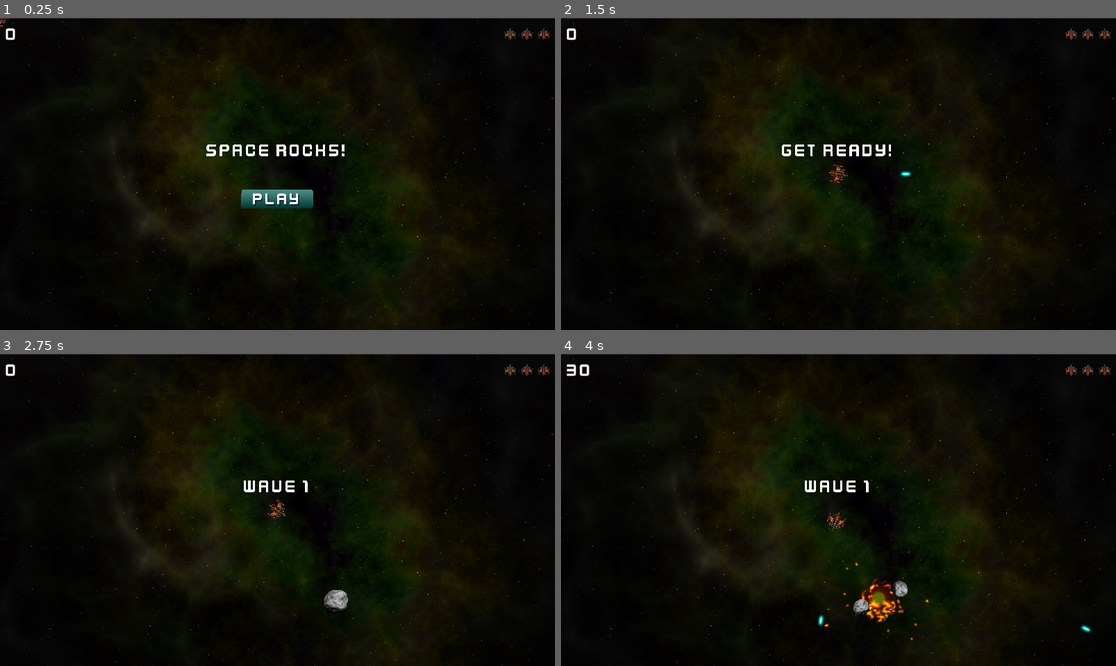
Above: before the commit, frames 1-4 (two rows, left to right).
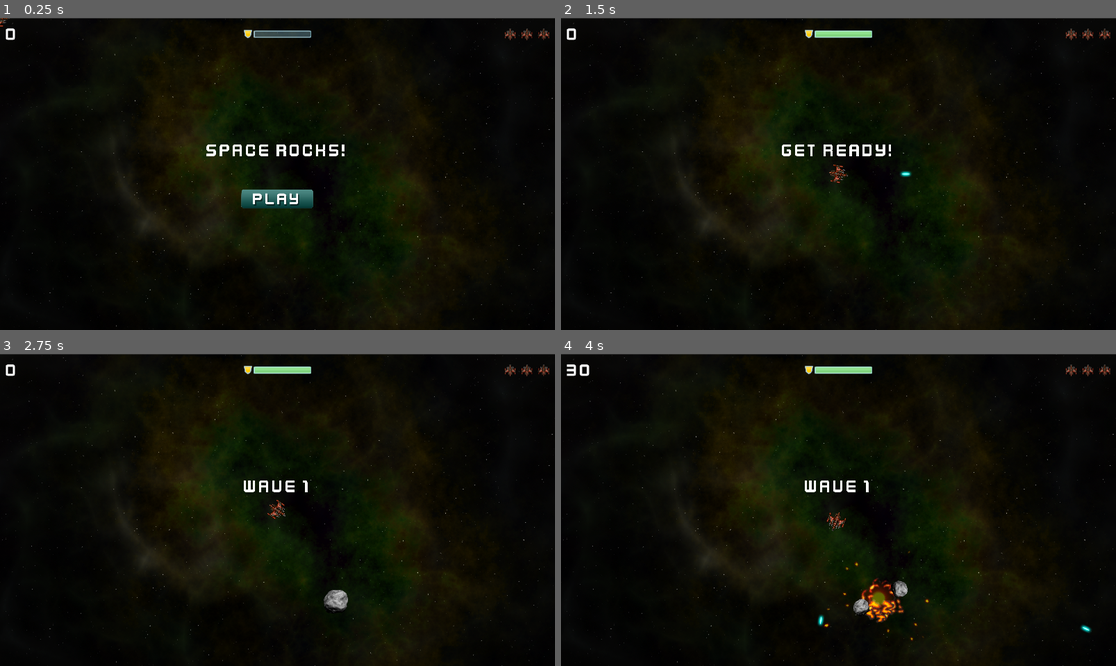
Above: after the commit, the same moments.

Repository: yellyB/space-rock
Game: Godot game, scene res://main.tscn
Two runs of this game, one before a commit and one after it. Both use one fixed random seed, a clock stepped at 60 frames per second and the inputs below.
Inputs (mouse positions are in pixels of both pictures, inside the frame that each line leads up to):
- Up to frame 1 (0.25 s): no input
- Up to frame 2 (1.5 s): click (838, 198) at 0.5 s; tap Enter at 1.25 s; hold D (rotate_right) from 1.28 s (still down); hold Space (shoot) from 1.28 s (still down)
- Up to frame 3 (2.75 s): release D (rotate_right) at 2.03 s; release Space (shoot) at 2.03 s; hold A (rotate_left) from 2.03 s (still down); tap Space (shoot) at 2.1 s
- Up to frame 4 (4 s): release A (rotate_left) at 2.78 s; hold D (rotate_right) 2.78-3.53 s; hold Space (shoot) 2.78-3.53 s; hold W (thrust) from 3.53 s (still down); tap Space (shoot) at 3.6 s

The runs differ from the first frame. In frame 1, 0.3% of the frame differs, in the area x 43-57%, y 3-7%; in frame 2, 0.3%; in frame 3, 0.3%; in frame 4, 0.3%.

Commit message:
add shield to player
player take damage from enemy bullet
player take damage from rocks
player take damage from enemy

Diff:
--- a/enemy.gd
+++ b/enemy.gd
@@ -59,3 +59,4 @@
 	if body.is_in_group("rocks"):
 		return
 	explode()
+	body.shield -= 50
--- a/enemy_bullet.gd
+++ b/enemy_bullet.gd
@@ -1,6 +1,7 @@
 extends Area2D
 
 @export var speed = 1000
+@export var damage = 15
 
 
 func start(_pos, _dir) -> void:
@@ -12,6 +13,8 @@
 
 
 func _on_body_entered(body: Node2D) -> void:
+	if body.name == "Player":
+		body.shield -= damage
 	queue_free()
 
 
--- a/hud.gd
+++ b/hud.gd
@@ -6,7 +6,13 @@
 @onready var score_label = $MarginContainer/HBoxContainer/ScoreLabel
 @onready var message = $VBoxContainer/Message
 @onready var start_button = $VBoxContainer/StartButton
+@onready var shield_bar = $MarginContainer/HBoxContainer/ShieldBar
 
+var bar_textures = {
+	"green": preload ("res://assets/bar_green_200.png"),
+	"yellow": preload("res://assets/bar_yellow_200.png"),
+	"red": preload("res://assets/bar_red_200.png")
+}
 
 func show_message(text):
 	message.text = text
@@ -34,3 +40,12 @@
 func _on_timer_timeout():
 	message.hide()
 	message.text = ''
+
+
+func update_shield(value):
+	shield_bar.texture_progress = bar_textures["green"]
+	if value < 0.4:
+		shield_bar.texture_progress = bar_textures["red"]
+	elif value < 0.7:
+		shield_bar.texture_progress = bar_textures["yellow"]
+	shield_bar.value = value
--- a/hud.tscn
+++ b/hud.tscn
@@ -1,10 +1,13 @@
-[gd_scene load_steps=8 format=3 uid="uid://keatncxkfecb"]
+[gd_scene load_steps=11 format=3 uid="uid://keatncxkfecb"]
 
 [ext_resource type="Script" path="res://hud.gd" id="1_g8sag"]
 [ext_resource type="FontFile" uid="uid://8mhlaehre1uc" path="res://assets/kenvector_future_thin.ttf" id="1_rjwap"]
 [ext_resource type="Texture2D" uid="uid://bdgo7iabdfa0" path="res://assets/player_small.png" id="2_dg5or"]
+[ext_resource type="Texture2D" uid="uid://c12r5b5v31c7r" path="res://assets/shield_gold.png" id="3_oppg7"]
 [ext_resource type="Texture2D" uid="uid://cl8uhximxc2gh" path="res://assets/play_button.png" id="3_v3gfy"]
 [ext_resource type="Texture2D" uid="uid://crdax8a1u0ugs" path="res://assets/play_button_h.png" id="4_55n6a"]
+[ext_resource type="Texture2D" uid="uid://crqgjy0hp3awb" path="res://assets/bar_glass_200.png" id="4_pxnly"]
+[ext_resource type="Texture2D" uid="uid://c24unwv83yijb" path="res://assets/bar_green_200.png" id="5_66cx7"]
 
 [sub_resource type="LabelSettings" id="LabelSettings_gr55a"]
 font = ExtResource("1_rjwap")
@@ -38,6 +41,20 @@
 size_flags_horizontal = 3
 text = "0"
 label_settings = SubResource("LabelSettings_gr55a")
+
+[node name="TextureRect" type="TextureRect" parent="MarginContainer/HBoxContainer"]
+layout_mode = 2
+texture = ExtResource("3_oppg7")
+stretch_mode = 3
+
+[node name="ShieldBar" type="TextureProgressBar" parent="MarginContainer/HBoxContainer"]
+layout_mode = 2
+size_flags_vertical = 4
+max_value = 1.0
+step = 0.01
+value = 0.75
+texture_over = ExtResource("4_pxnly")
+texture_progress = ExtResource("5_66cx7")
 
 [node name="LivesCounter" type="HBoxContainer" parent="MarginContainer/HBoxContainer"]
 layout_mode = 2
--- a/main.tscn
+++ b/main.tscn
@@ -42,5 +42,6 @@
 
 [connection signal="dead" from="Player" to="." method="game_over"]
 [connection signal="lives_changed" from="Player" to="HUD" method="update_lives"]
+[connection signal="shield_changed" from="Player" to="HUD" method="update_shield"]
 [connection signal="start_game" from="HUD" to="." method="new_game"]
 [connection signal="timeout" from="EnemyTimer" to="." method="_on_emeny_timer_timeout"]
--- a/player.gd
+++ b/player.gd
@@ -1,23 +1,26 @@
 extends RigidBody2D
+
+signal lives_changed
+signal dead
+signal shield_changed
+
+enum {INIT, ALIVE, INVULNERABLE, DEAD}
 
 @export var engine_power = 500
 @export var spin_power = 8000
 @export var bullet_scene : PackedScene
 @export var fire_rate = 0.25
+@export var max_shield = 100.0
+@export var shield_regen = 5.0
 
-signal lives_changed
-signal dead
-
+var state = INIT
+var reset_pos = false
 var thrust = Vector2.ZERO
 var rotation_dir = 0
 var screensize = Vector2.ZERO
 var can_shoot = true
-
-enum {INIT, ALIVE, INVULNERABLE, DEAD}
-var state = INIT
-
-var reset_pos = false
 var lives = 0: set = set_lives
+var shield = 0: set = set_shield
 
 
 func change_state(new_state):
@@ -70,6 +73,7 @@
 		change_state(DEAD)
 	else:
 		change_state(INVULNERABLE)
+	shield = max_shield
 
 func reset():
 	reset_pos = true
@@ -90,6 +94,7 @@
 
 func _process(delta):
 	get_input()
+	shield += shield_regen * delta
 
 func _physics_process(delta):
 	constant_force = thrust
@@ -126,6 +131,13 @@
 
 func _on_body_entered(body):
 	if body.is_in_group("rocks"):
+		shield -= body.size * 25
 		body.explode()
+
+func set_shield(value):
+	value = min(value, max_shield)
+	shield = value
+	shield_changed.emit(shield / max_shield)
+	if shield <= 0:
 		lives -= 1
 		explode()
